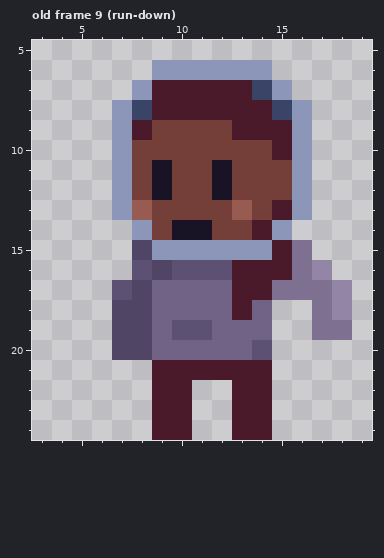
Two versions of one pixel-art file, sprites/player.aseprite. This is how it looked before the edit.
24x25 pixels, 15 frames. Shown: old frame 9 (run-down): x 3..19, y 5..24. The commit also changed other frames, which this record leaves out.
And afterwards:
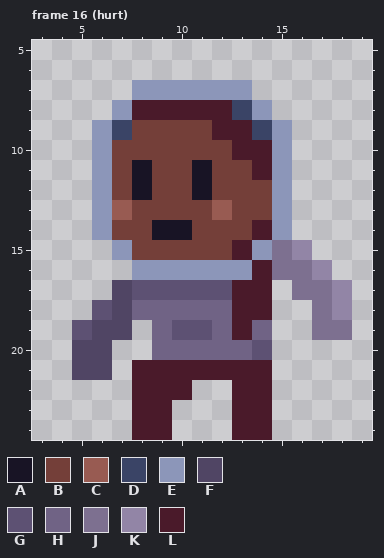
Palette (. is transparent): A #181425  B #743f39  C #985b52  D #3a4466  E #8c96b9  F #504564  G #5d5173  H #706385  J #7d7090  K #9285a6  L #4a1a2a
A new or re-ordered frame is compared with the old frame closest to it.
Diff:
frames 15 -> 22
--- frame 16 (hurt) is new; against old frame 9 (run-down)
@@ x 3..19 @@
  5 .................
- 6 ......EEEEEE.....
- 7 .....ELLLLLDE....
- 8 ....EDLLLLLLDE...
- 9 ....ELBBBBLLLE...
-10 ....EBBBBBBBLE...
-11 ....EBABBABBBE...
-12 ....EBABBABBBE...
-13 ....ECBBBBCBLE...
-14 .....EBAABBLE....
-15 .....FEEEEEELJ...
-16 .....GFGGGLLLJK..
-17 ....GFHHHHLLJJJK.
-18 ....FFHHHHLH..JK.
-19 ....FFHGGHHH..JJ.
-20 ....FFHHHHHG.....
-21 ......LLLLLL.....
-22 ......LL..LL.....
-23 ......LL..LL.....
-24 ......LL..LL.....
+ 6 .................
+ 7 .....EEEEEE......
+ 8 ....ELLLLLDE.....
+ 9 ...EDBBBBLLDE....
+10 ...EBBBBBBLLE....
+11 ...EBABBABBLE....
+12 ...EBABBABBBE....
+13 ...ECBBBBCBBE....
+14 ...EBBAABBBLE....
+15 ....EBBBBBLEJK...
+16 .....EEEEEELJJK..
+17 ....FGGGGGLL.JJK.
+18 ...GFHHHHHLL..JK.
+19 ..GFF.HGGHLH..JJ.
+20 ..FF..HHHHHG.....
+21 ..FF.LLLLLLL.....
+22 .....LLL..LL.....
+23 .....LL...LL.....
+24 .....LL...LL.....
